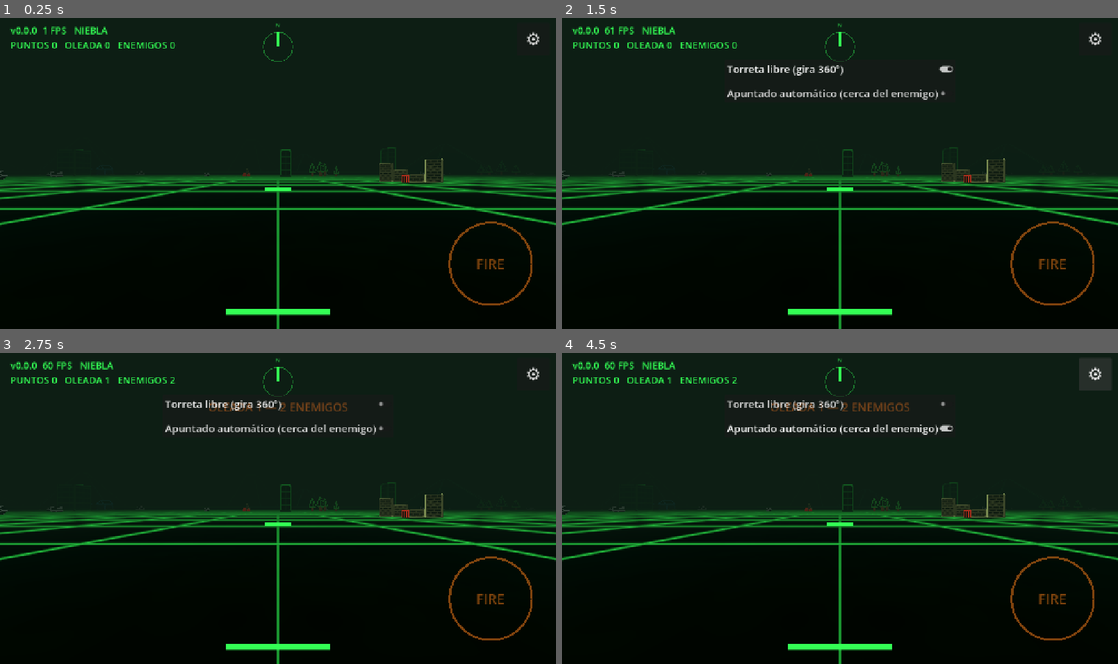
Above: before the commit, frames 1-4 (two rows, left to right).
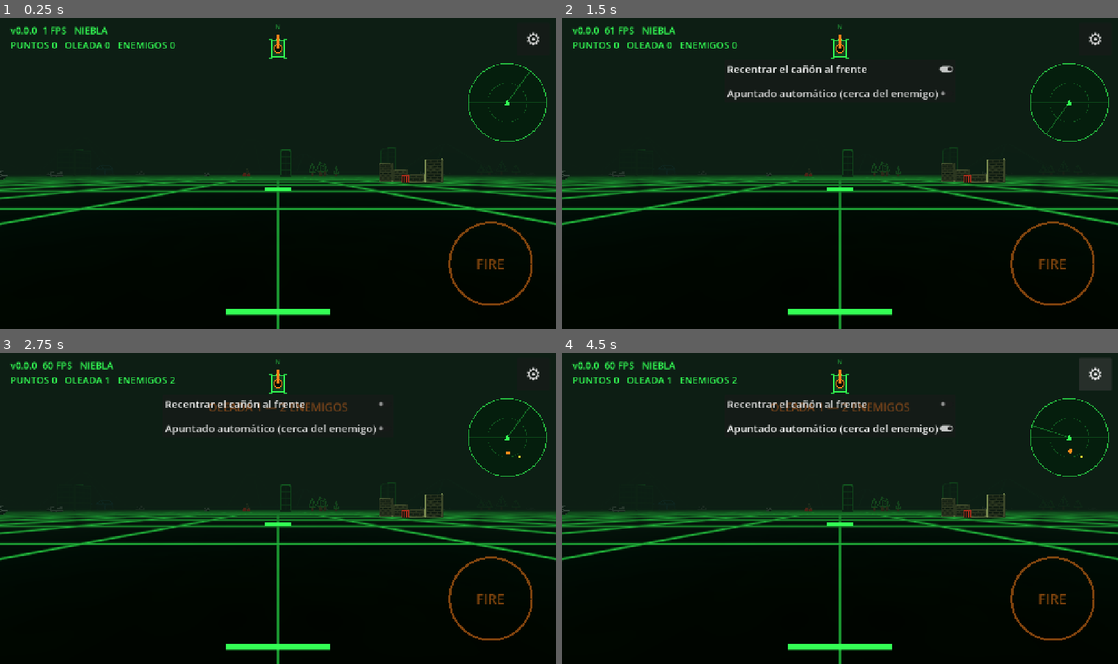
Above: after the commit, the same moments.

Repository: pabloprietorecio-afk/Tank-Ahead
Game: Godot game, scene res://levels/arena.tscn
Two runs of this game, one before a commit and one after it. Both use one fixed random seed, a clock stepped at 60 frames per second and the inputs below.
Inputs (mouse positions are in pixels of both pictures, inside the frame that each line leads up to):
- Up to frame 1 (0.25 s): no input
- Up to frame 2 (1.5 s): click "⚙" at 0.5 s; click (840, 67) at 1.25 s, where only the run after the commit has a clickable "Recentrar el cañón al frente"
- Up to frame 3 (2.75 s): click (278, 402) at 2 s, where only the run before the commit has a clickable "Torreta libre (gira 360º)"
- Up to frame 4 (4.5 s): click "Apuntado automático (cerca de…" at 2.75 s; click "⚙" at 3.5 s; click "⚙" at 4.25 s

The runs differ from the first frame. In frame 1, 0.4% of the frame differs, in the area x 47-99%, y 1-40%; in frame 2, 0.8%; in frame 3, 0.8%, in the area x 29-99%, y 1-40%; in frame 4, 0.8%.

Commit message:
Radar visible, lluvia en bucle continuo, torreta 360º e icono de tanque
Co-Authored-By: Claude Opus 5.5 <noreply@anthropic.com>
Claude-Session: https://claude.ai/code/session_01Fzr3mX8kpwaJpVnrCyTFkb

Diff:
--- a/core/game_settings.gd
+++ b/core/game_settings.gd
@@ -6,8 +6,8 @@
 
 ## Fija la torreta sobre el enemigo una vez que la mira lo ha encontrado.
 static var aim_assist: bool = false
-## Torreta libre: gira 360º independiente del casco. Desactivada = control clásico (cañón al frente).
-static var turret_free: bool = false
+## La torreta gira 360º siempre. Si está activo, vuelve sola al frente al dejar de moverla.
+static var auto_recenter: bool = false
 
 static var _loaded: bool = false
 
@@ -19,11 +19,11 @@
 	var cfg := ConfigFile.new()
 	if cfg.load(PATH) == OK:
 		aim_assist = cfg.get_value("controls", "aim_assist", aim_assist)
-		turret_free = cfg.get_value("controls", "turret_free", turret_free)
+		auto_recenter = cfg.get_value("controls", "auto_recenter", auto_recenter)
 
 
 static func save() -> void:
 	var cfg := ConfigFile.new()
 	cfg.set_value("controls", "aim_assist", aim_assist)
-	cfg.set_value("controls", "turret_free", turret_free)
+	cfg.set_value("controls", "auto_recenter", auto_recenter)
 	cfg.save(PATH)
--- a/entities/player/player_input_source.gd
+++ b/entities/player/player_input_source.gd
@@ -15,7 +15,7 @@
 @export var look_sensitivity: float = 0.004
 
 ## Modo clásico: máximo desvío del cañón respecto al casco y su recentrado.
-const FINE_AIM_LIMIT: float = deg_to_rad(45.0)
+const FINE_AIM_LIMIT: float = PI
 const FINE_RECENTER_DELAY: float = 2.0
 const FINE_RECENTER_SPEED: float = 0.5
 ## Suavizado del giro del casco (unidades de joystick por segundo).
@@ -31,9 +31,8 @@
 	if tank == null or touch == null or tank.is_destroyed:
 		return
 	var stick: Vector2 = touch.move_vector
-	if not GameSettings.turret_free:
-		_turn = move_toward(_turn, stick.x, TURN_SMOOTHING * delta)
-		stick.x = _turn
+	_turn = move_toward(_turn, stick.x, TURN_SMOOTHING * delta)
+	stick.x = _turn
 	tank.drive_input = stick
 	tank.trigger_held = touch.fire_held
 
@@ -45,7 +44,7 @@
 		release_lock()
 	if tank.aim_lock != null:
 		tank.turret_controller.aim_at(_lock_point(tank.aim_lock))
-	elif not GameSettings.turret_free:
+	elif GameSettings.auto_recenter:
 		_classic_aim(look, delta)
 	elif look != Vector2.ZERO:
 		tank.turret_controller.add_aim(-look.x * look_sensitivity, -look.y * look_sensitivity)
@@ -110,7 +109,7 @@
 func _classic_aim(look: Vector2, delta: float) -> void:
 	if look != Vector2.ZERO:
 		_idle_time = 0.0
-		_fine_yaw = clampf(_fine_yaw - look.x * look_sensitivity, -FINE_AIM_LIMIT, FINE_AIM_LIMIT)
+		_fine_yaw = wrapf(_fine_yaw - look.x * look_sensitivity, -FINE_AIM_LIMIT, FINE_AIM_LIMIT)
 		tank.turret_controller.aim_local(_fine_yaw, -look.y * look_sensitivity)
 		return
 	_idle_time += delta
--- a/levels/arena.gd
+++ b/levels/arena.gd
@@ -225,6 +225,9 @@
 
 	var radar := Radar.new()
 	radar.player = _player
-	radar.set_anchors_and_offsets_preset(Control.PRESET_TOP_RIGHT)
-	radar.position = Vector2(get_viewport().get_visible_rect().size.x - 204.0, 110.0)
+	radar.set_anchors_preset(Control.PRESET_TOP_RIGHT)
+	radar.offset_left = -206.0
+	radar.offset_right = -18.0
+	radar.offset_top = 104.0
+	radar.offset_bottom = 292.0
 	layer.add_child(radar)
--- a/levels/weather/weather.gd
+++ b/levels/weather/weather.gd
@@ -44,7 +44,6 @@
 			_rain_loop = AudioStreamPlayer.new()
 			_rain_loop.stream = load("res://assets/audio/rain.wav")
 			_rain_loop.volume_db = -12.0
-			_rain_loop.finished.connect(_rain_loop.play)
 			add_child(_rain_loop)
 			_rain_loop.play()
 		Kind.SNOW:
--- a/ui/hud/hud.gd
+++ b/ui/hud/hud.gd
@@ -62,8 +62,8 @@
 	var box := VBoxContainer.new()
 	box.add_theme_constant_override("separation", 14)
 	_panel.add_child(box)
-	box.add_child(_make_toggle("Torreta libre (gira 360º)", GameSettings.turret_free, func(on: bool) -> void:
-		GameSettings.turret_free = on
+	box.add_child(_make_toggle("Recentrar el cañón al frente", GameSettings.auto_recenter, func(on: bool) -> void:
+		GameSettings.auto_recenter = on
 		GameSettings.save()))
 	box.add_child(_make_toggle("Apuntado automático (cerca del enemigo)", GameSettings.aim_assist, func(on: bool) -> void:
 		GameSettings.aim_assist = on
@@ -168,12 +168,26 @@
 	var armor_origin := Vector2(center.x - 120.0, size.y - 46.0)
 	draw_rect(Rect2(armor_origin, Vector2(240.0, 14.0)), Color(armor_color, 0.3), false, 2.0)
 	draw_rect(Rect2(armor_origin, Vector2(240.0 * armor, 14.0)), armor_color, true)
-	# Brújula: la marca fija es el norte del mapa; la aguja gira con el rumbo del tanque.
-	var gauge_center := Vector2(center.x, 70.0)
-	draw_arc(gauge_center, 34.0, 0.0, TAU, 32, Color(green, 0.4), 2.0)
-	draw_line(gauge_center + Vector2(0.0, -34.0), gauge_center + Vector2(0.0, -42.0), Color(green, 0.7), 2.0)
-	draw_string(ThemeDB.fallback_font, gauge_center + Vector2(-6.0, -46.0), "N", HORIZONTAL_ALIGNMENT_LEFT, -1.0, 14, Color(green, 0.7))
-	var heading: float = tank.global_rotation.y
-	var direction := Vector2(-sin(heading), -cos(heading))
-	draw_line(gauge_center, gauge_center + direction * 34.0, green, 4.0)
-	draw_line(gauge_center, gauge_center - direction * 12.0, Color(green, 0.35), 2.0)
+	# Icono del tanque visto desde arriba (norte arriba): casco y cañón con su orientación real.
+	_draw_tank_icon(Vector2(center.x, 74.0), green)
+
+
+func _draw_tank_icon(origin: Vector2, green: Color) -> void:
+	draw_string(ThemeDB.fallback_font, origin + Vector2(-6.0, -46.0), "N", HORIZONTAL_ALIGNMENT_LEFT, -1.0, 14, Color(green, 0.6))
+	draw_line(origin + Vector2(0.0, -40.0), origin + Vector2(0.0, -34.0), Color(green, 0.6), 2.0)
+	# Casco: rumbo del tanque (yaw 0 = mira al norte, hacia -Z).
+	var hull_yaw: float = -tank.global_rotation.y
+	draw_set_transform(origin, hull_yaw, Vector2.ONE)
+	draw_rect(Rect2(-14.0, -20.0, 28.0, 40.0), Color(green, 0.15), true)
+	draw_rect(Rect2(-14.0, -20.0, 28.0, 40.0), green, false, 2.0)
+	for side in [-1.0, 1.0]:
+		draw_rect(Rect2(side * 17.0 - 3.0, -22.0, 6.0, 44.0), Color(green, 0.7), false, 1.5)
+	draw_line(Vector2(-6.0, -20.0), Vector2(0.0, -26.0), green, 2.0)
+	draw_line(Vector2(6.0, -20.0), Vector2(0.0, -26.0), green, 2.0)
+	# Torreta y cañón: rumbo real de la torreta en el mundo.
+	var turret_yaw: float = -tank.turret_controller.world_yaw
+	draw_set_transform(origin, turret_yaw, Vector2.ONE)
+	draw_circle(Vector2.ZERO, 9.0, Color(0.0, 0.0, 0.0, 0.8))
+	draw_arc(Vector2.ZERO, 9.0, 0.0, TAU, 16, VectorMaterials.ORANGE, 2.0)
+	draw_line(Vector2.ZERO, Vector2(0.0, -34.0), VectorMaterials.ORANGE, 4.0)
+	draw_set_transform(Vector2.ZERO, 0.0, Vector2.ONE)
Not shown, changed: assets/audio/rain.wav.import
Not shown, added: levels/weather/sky_dome.gd.uid
Not shown, added: shaders/sky_dots.gdshader.uid
Not shown, changed: assets/audio/rain.wav
